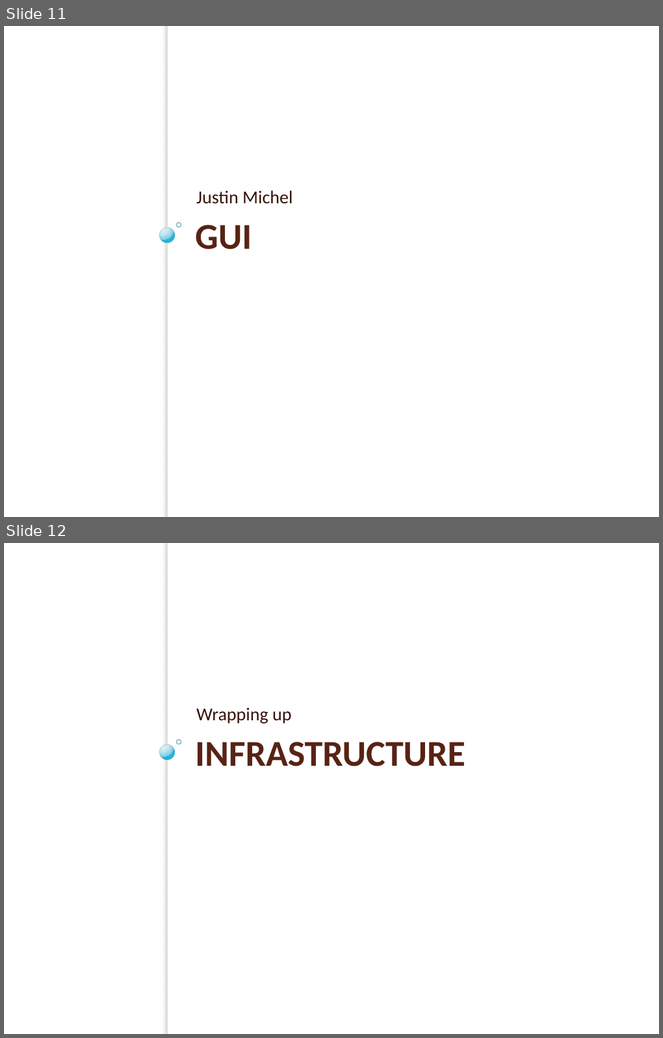
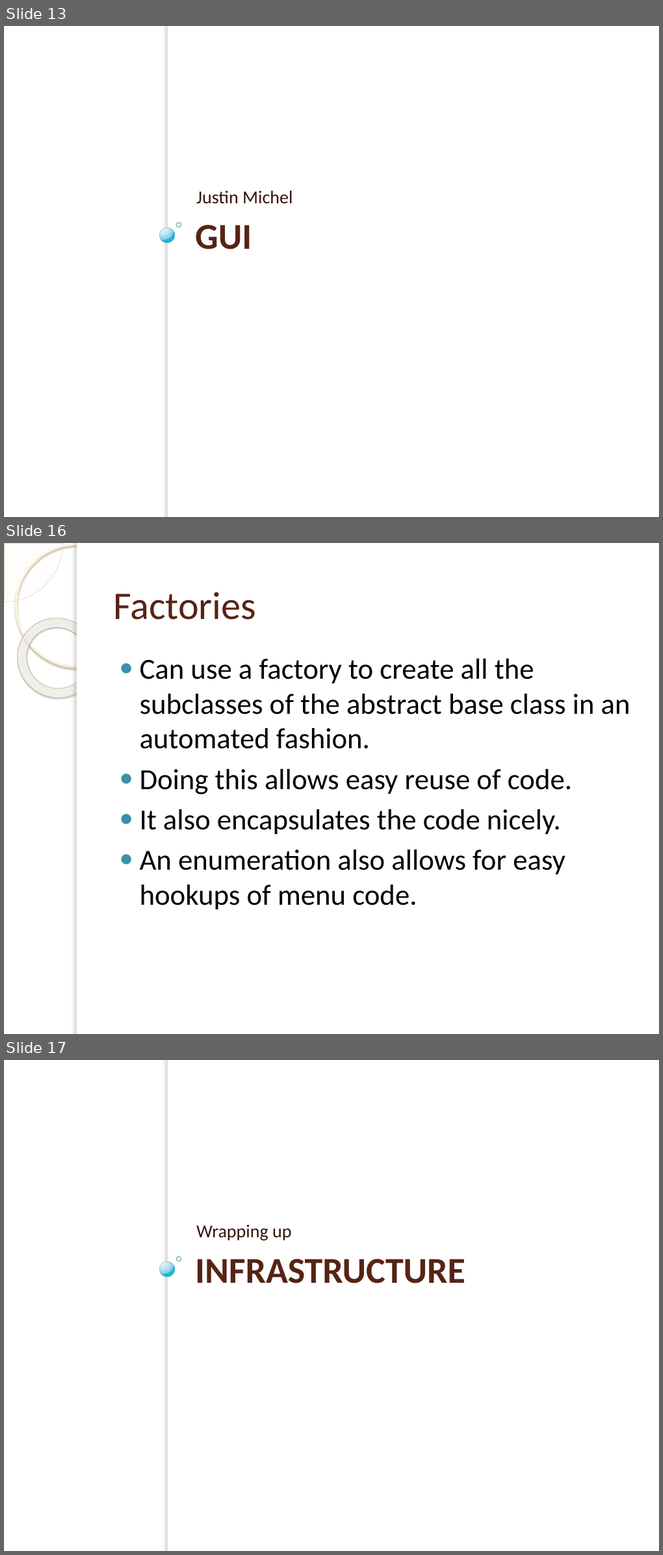
Before and after one commit to micphijus/eecs393whiteboard, a slide deck: Docs/Chatboard Build 1.pptx. Shown one above the other, each under a label of ours: slides 11 and 12 before the commit, slides 13, 16 and 17 after it; the slides between them are not shown. The pictures are 663x1038 and 663x1555 pixels, drawn with LibreOffice and Linux fonts; fonts in the diff are those of the drawing; background and template pictures are left out. Boxes give left, top, right and bottom in pixels: in the first picture for what was removed or moved away, otherwise in the second. Text is boxed around its words. In the diff, an @@ line names an element or a change of style, - is before the commit and + after.

```diff
--- a/Docs/Chatboard Build 1.pptx
+++ b/Docs/Chatboard Build 1.pptx
@@ slide 16 added at [4,543,659,1034], background picture (left out) @@
@@ pie slice (boxed as its full ellipse) added at [4,543,63,602], fill #FEFAF4 at 33% opacity, outline #D3C39F 0.25 pt @@
@@ ellipse added at [16,544,138,667], outline #FFF5DE 2.15 pt @@
@@ rectangle added at [77,543,659,1034], fill #FFFFFF @@
@@ rectangle added at [77,543,82,1034], fill #FFFFFF @@
@@ title added at [113,592,256,620], 43 pt, text #572314 @@
+Factories
@@ donut added at [4,602,114,714], fill gradient #FFFCF6 to #FFFEFB to #F0D28E, outline #C7B893 0.58 pt @@
@@ text added at [140,659,631,910], 32 pt, text #000000 @@
+● Can use a factory to create all the subclasses of the abstract base class in an automated fashion.
+● Doing this allows easy reuse of code.
+● It also encapsulates the code nicely.
+● An enumeration also allows for easy hookups of menu code.
@@ what was slide 11 is now slide 13 @@
@@ what was slide 12 is now slide 17 @@
```
Also in this commit, not shown: 4 other slides added.
